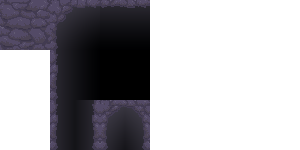
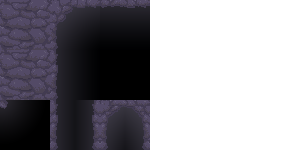
Comparing the layer stacks of the two 300x150 images. Changes:
added group "Inner Corner" with 4 layers above "Edge Side" over <box>0,100,50,150</box>
added layer "Outlines" (6th of 9, in "Inner Corner") in group "Inner Corner" over <box>0,100,8,109</box>
added layer "Colour" (7th of 10, in "Inner Corner") in group "Inner Corner" over <box>0,100,6,109</box>
added layer "Layer 39" in group "Inner Corner" over <box>0,100,50,150</box>
added group "Isolated" with 4 layers above "Edge Bottom" over <box>0,50,50,100</box>
added layer "Speculars" (1st of 2, in "Isolated") in group "Isolated" over <box>0,51,46,95</box>
added layer "Outlines" (8th of 9, in "Isolated") in group "Isolated" over <box>0,50,50,100</box>
added layer "Colour" (9th of 10, in "Isolated") in group "Isolated" over <box>0,50,50,100</box>
added layer "Layer 33" in group "Isolated" over <box>0,50,50,100</box>
